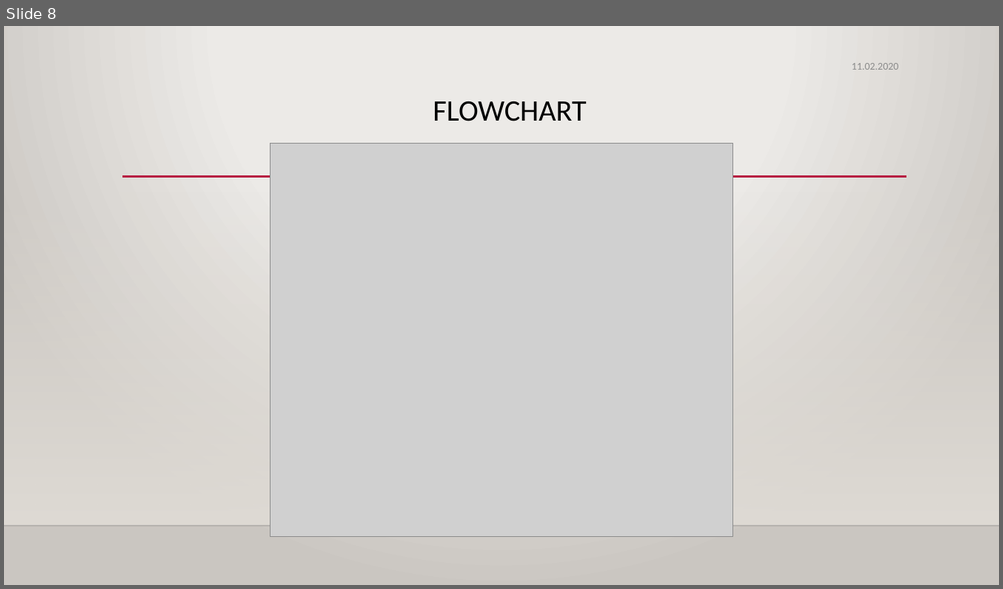
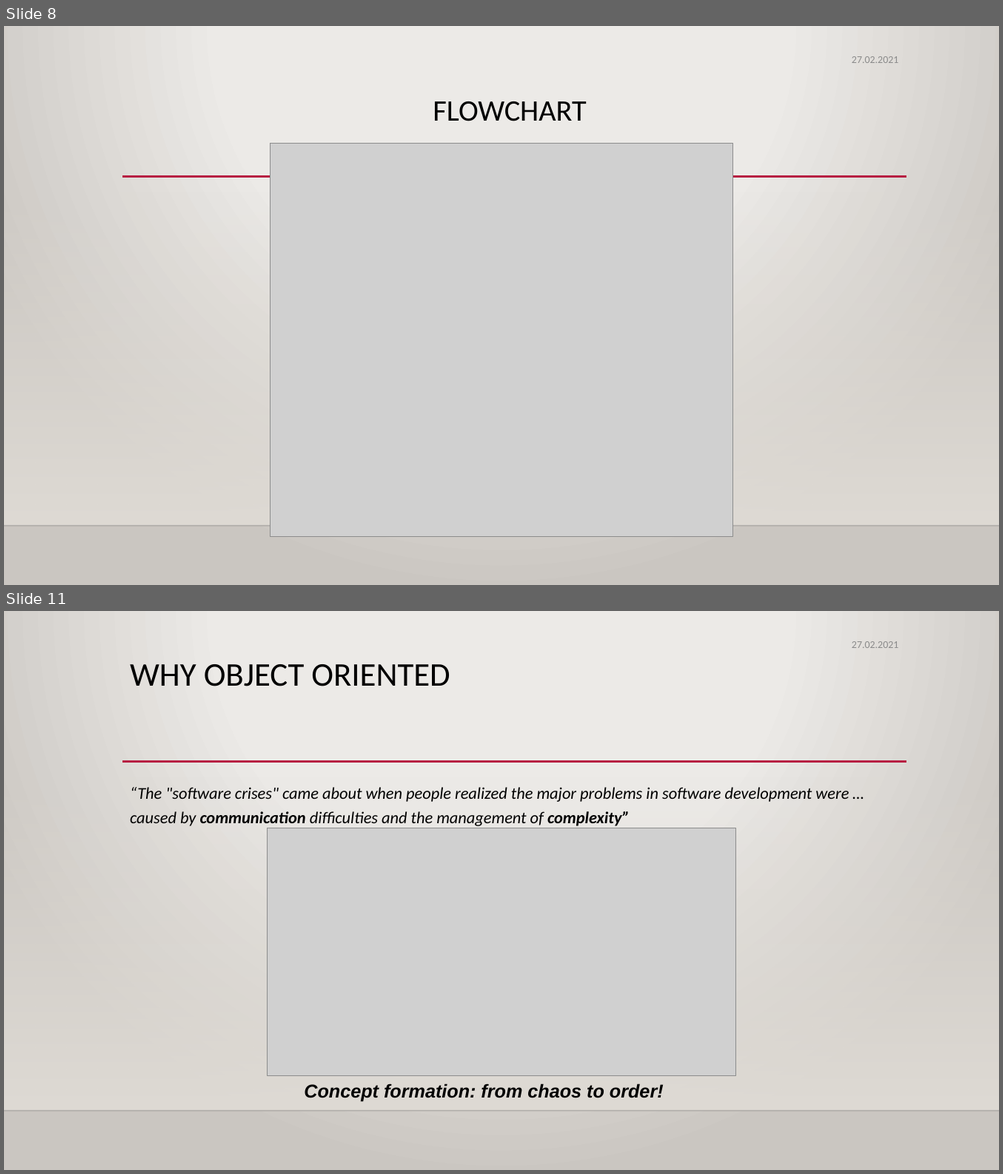
Before and after one commit to Tuyji/Medipol_OOP_2021, a slide deck: w1/w1_OOP_2021.pptx. Shown one above the other, each under a label of ours: slide 8 before the commit, slides 8 and 11 after it; the slides between them are not shown. The pictures are 1003x589 and 1003x1174 pixels, drawn with LibreOffice and Linux fonts; fonts in the diff are those of the drawing; grey boxes stand for pictures; background and template pictures are left out. Boxes give left, top, right and bottom in pixels: in the first picture for what was removed or moved away, otherwise in the second. Text is boxed around its words. In the diff, an @@ line names an element or a change of style, - is before the commit and + after.

```diff
--- a/w1/w1_OOP_2021.pptx
+++ b/w1/w1_OOP_2021.pptx
@@ slide 11 added at (x1=4, y1=611, x2=999, y2=1170), background gradient #ECEAE7 to #CAC7C1; not listed: 3 template elements that a slide beside it also shows @@
@@ text added at (x1=851, y1=641, x2=899, y2=648), 10 pt, text #8C8C8C @@
+27.02.2021
@@ title added at (x1=130, y1=664, x2=449, y2=686), 32 pt, text #000000 @@
+WHY OBJECT ORIENTED
@@ text added at (x1=130, y1=787, x2=848, y2=826), 16 pt, text #000000, italic @@
+“The "software crises" came about when people realized the major problems in software development were … caused by communication difficulties and the management of complexity”
@@ picture added at (x1=267, y1=828, x2=735, y2=1076) @@
@@ text added at (x1=304, y1=1084, x2=663, y2=1102), 18 pt, text #000000, bold, italic @@
+Concept formation: from chaos to order!
@@ slide 8 changed as well @@
@@ text at (x1=851, y1=56, x2=899, y2=63): text changed @@
-11.02.2020
+27.02.2021
```
Also in this commit, not shown: 9 other slides changed, 8 other slides added, 11 other files.
